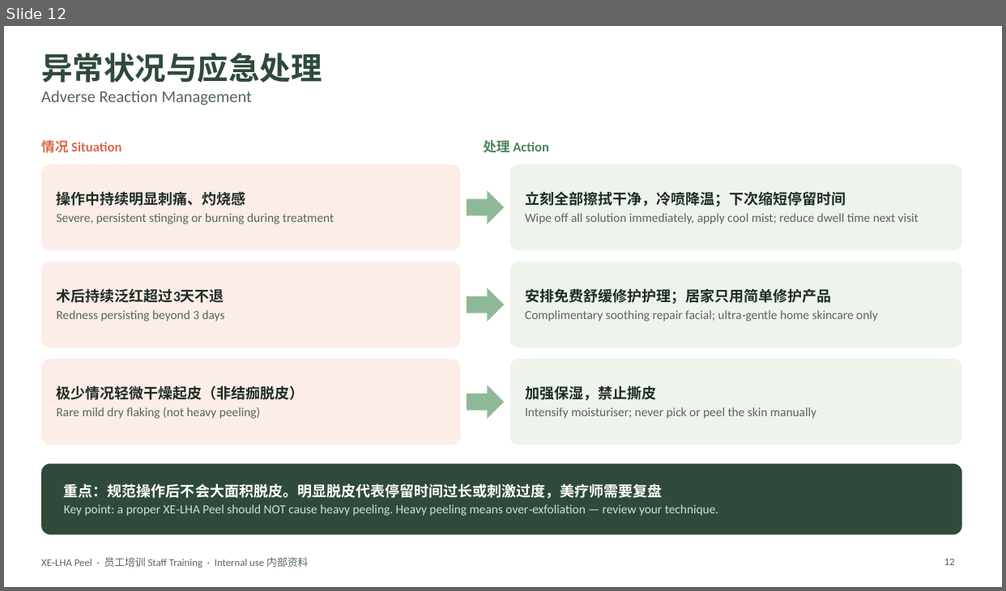
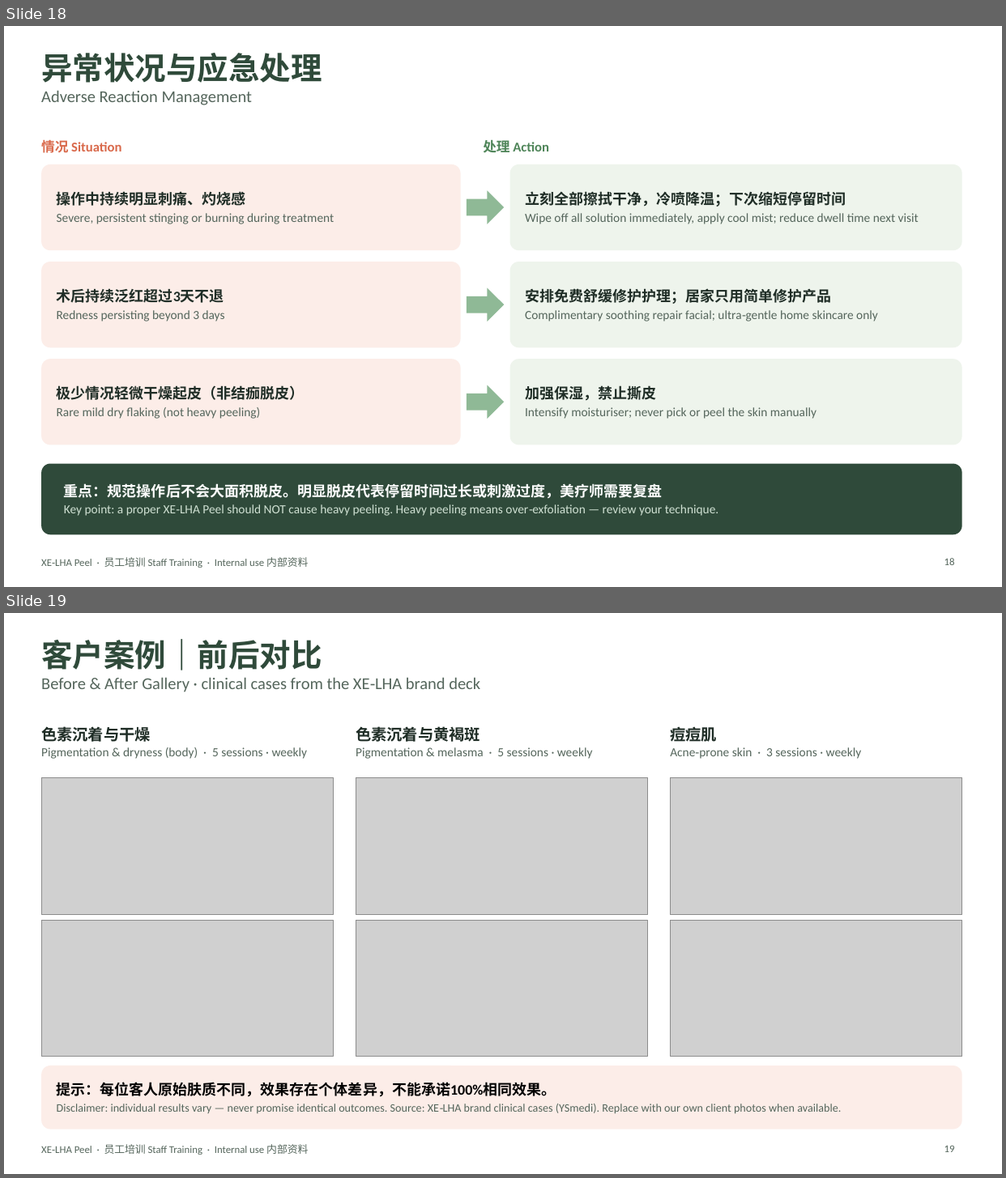
Before and after one commit to wanxinlee/cautious-computing-machine, a slide deck: XE-LHA-Peel-Staff-Training.pptx. Shown one above the other, each under a label of ours: slide 12 before the commit, slides 18 and 19 after it. The pictures are 1006x591 and 1006x1178 pixels, drawn with LibreOffice and Linux fonts; fonts in the diff are those of the drawing; grey boxes stand for pictures. Boxes give left, top, right and bottom in pixels: in the first picture for what was removed or moved away, otherwise in the second. Text is boxed around its words. In the diff, an @@ line names an element or a change of style, - is before the commit and + after.

```diff
--- a/XE-LHA-Peel-Staff-Training.pptx
+++ b/XE-LHA-Peel-Staff-Training.pptx
@@ slide 19 added at (x1=4, y1=613, x2=1002, y2=1174), background #FFFFFF; not listed: 1 template element that a slide beside it also shows @@
@@ title added at (x1=41, y1=639, x2=480, y2=692), 16 pt, text #55665C @@
+客户案例｜前后对比
+Before & After Gallery · clinical cases from the XE‑LHA brand deck
@@ text added at (x1=41, y1=726, x2=308, y2=759), 12 pt, text #55665C @@
+色素沉着与干燥
+Pigmentation & dryness (body) · 5 sessions · weekly
@@ text added at (x1=356, y1=726, x2=593, y2=759), 12 pt, text #55665C @@
+色素沉着与黄褐斑
+Pigmentation & melasma · 5 sessions · weekly
@@ text added at (x1=670, y1=727, x2=862, y2=759), 12 pt, text #55665C @@
+痘痘肌
+Acne‑prone skin · 3 sessions · weekly
@@ picture added at (x1=41, y1=777, x2=334, y2=914) @@
@@ picture added at (x1=356, y1=777, x2=648, y2=914) @@
@@ picture added at (x1=671, y1=777, x2=962, y2=914) @@
@@ picture added at (x1=41, y1=920, x2=334, y2=1057) @@
@@ picture added at (x1=356, y1=920, x2=648, y2=1057) @@
@@ picture added at (x1=671, y1=920, x2=962, y2=1057) @@
@@ rounded rectangle added at (x1=41, y1=1066, x2=962, y2=1130), fill #FCEDE8 @@
@@ text added at (x1=57, y1=1082, x2=841, y2=1114), 11 pt, text #55665C @@
+提示：每位客人原始肤质不同，效果存在个体差异，不能承诺100%相同效果。
+Disclaimer: individual results vary — never promise identical outcomes. Source: XE‑LHA brand clinical cases (YSmedi). Replace with our own client photos when available.
@@ page number added at (x1=944, y1=1145, x2=955, y2=1152), 10 pt, text #55665C @@
+19
@@ what was slide 12 is now slide 18 @@
@@ page number at (x1=944, y1=558, x2=955, y2=565): text changed @@
-12
+18
```
Also in this commit, not shown: 6 slides changed, 6 other slides added, 1 slide removed.
